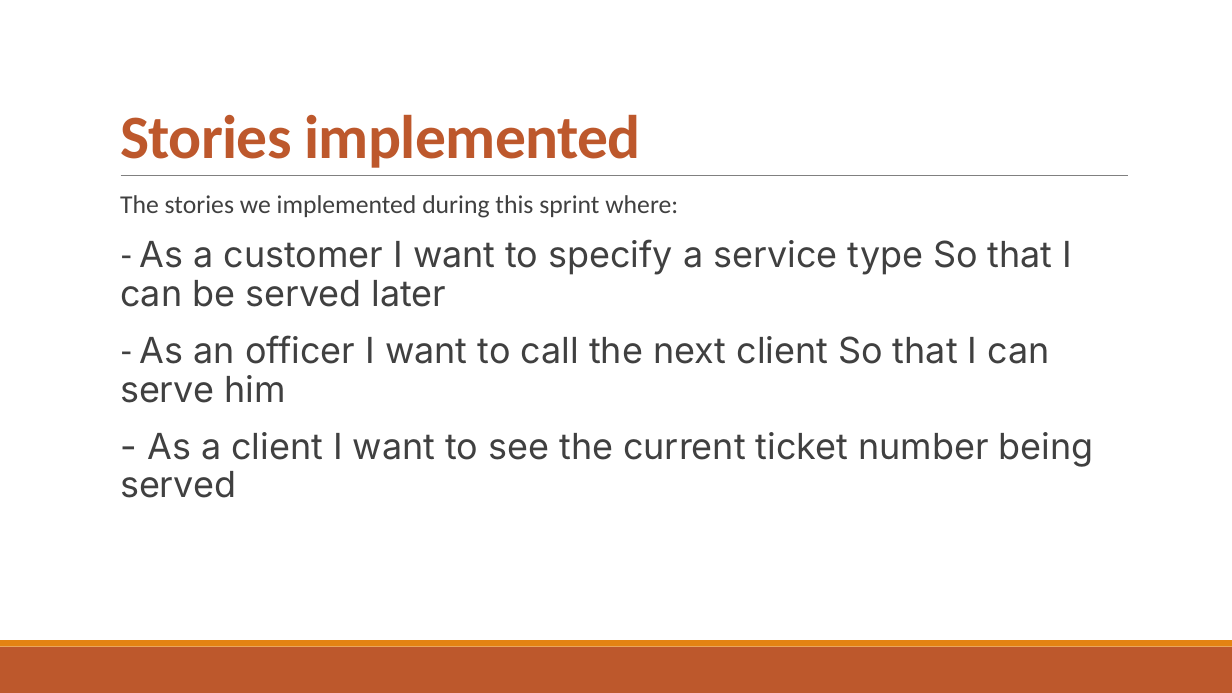
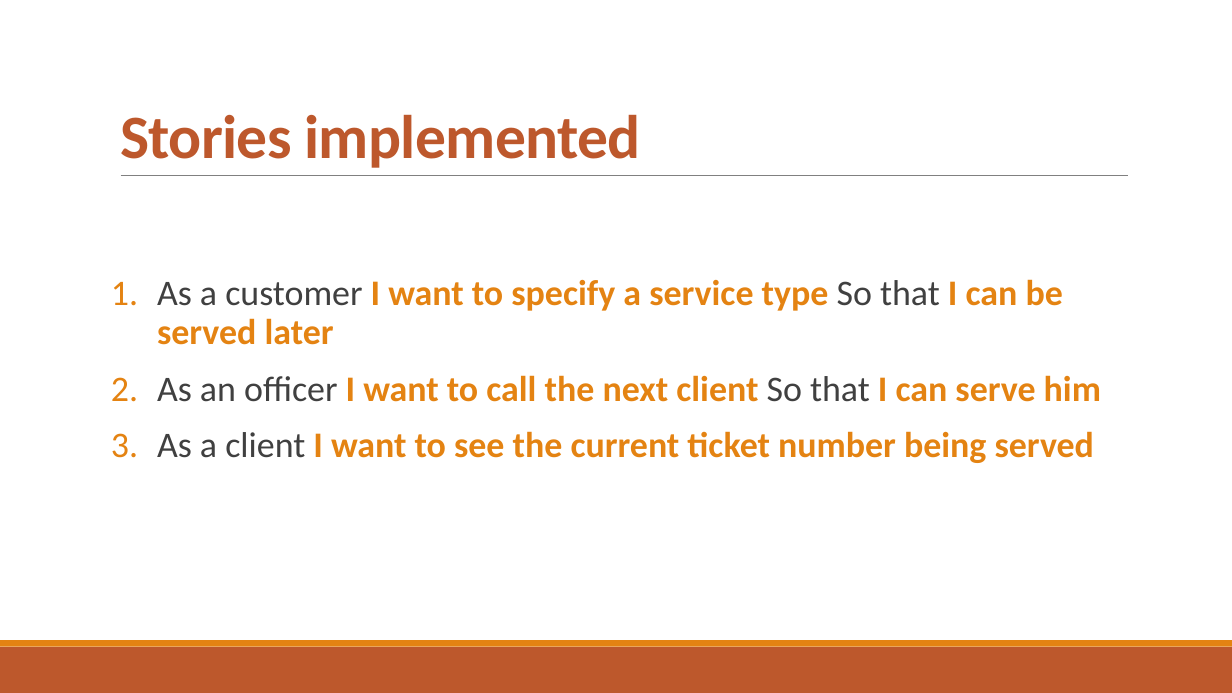
Before and after one commit to djemar/se2021-04-OfficeQueueManager, a slide deck: slide 2 of PresentationW1.pptx. Drawn at 1232x693 pixels with LibreOffice and Linux fonts; fonts in the diff are those of the drawing. Boxes give left, top, right and bottom in pixels: in the first picture for what was removed or moved away, otherwise in the second. Text is boxed around its words. In the diff, an @@ line names an element or a change of style, - is before the commit and + after.

```diff
--- a/PresentationW1.pptx
+++ b/PresentationW1.pptx
@@ text at <box>157,279,1101,463</box>: text changed; font Inter to Calibri; text colour #404040 to #E48312; bold on @@
-  The stories we implemented during this sprint where:
-  - As a customer I want to specify a service type So that I can be served later
-  - As an officer I want to call the next client So that I can serve him
-  - As a client I want to see the current ticket number being served
+1. As a customer I want to specify a service type So that I can be served later
+2. As an officer I want to call the next client So that I can serve him
+3. As a client I want to see the current ticket number being served
```
Also in this commit, not shown: 9 other slides changed.
